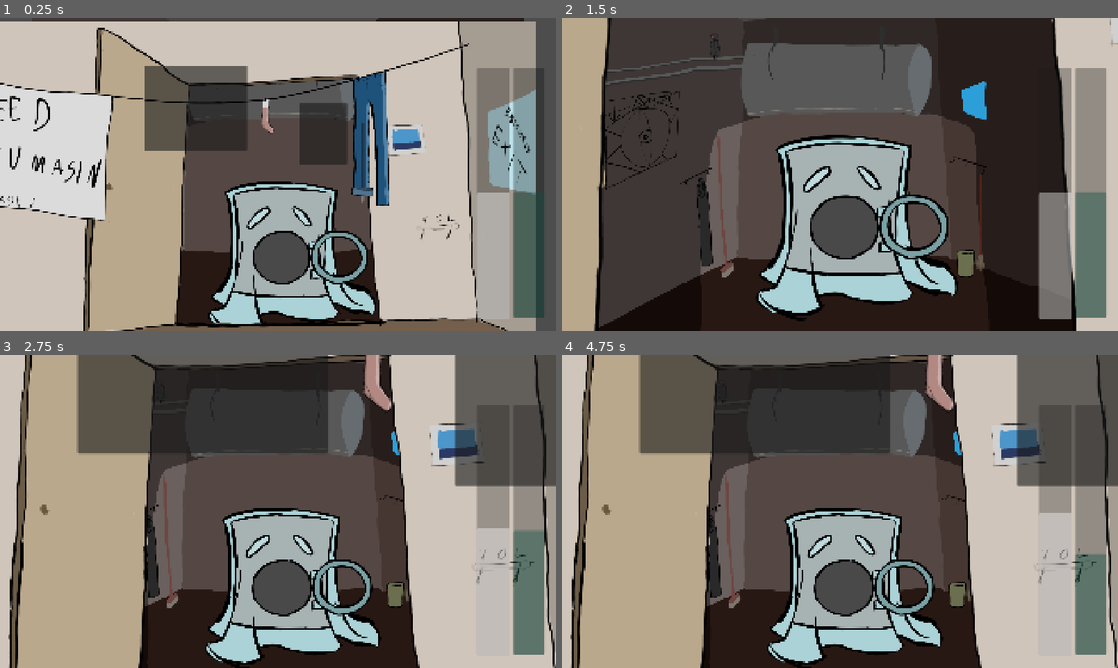
Above: before the commit, frames 1-4 (two rows, left to right).
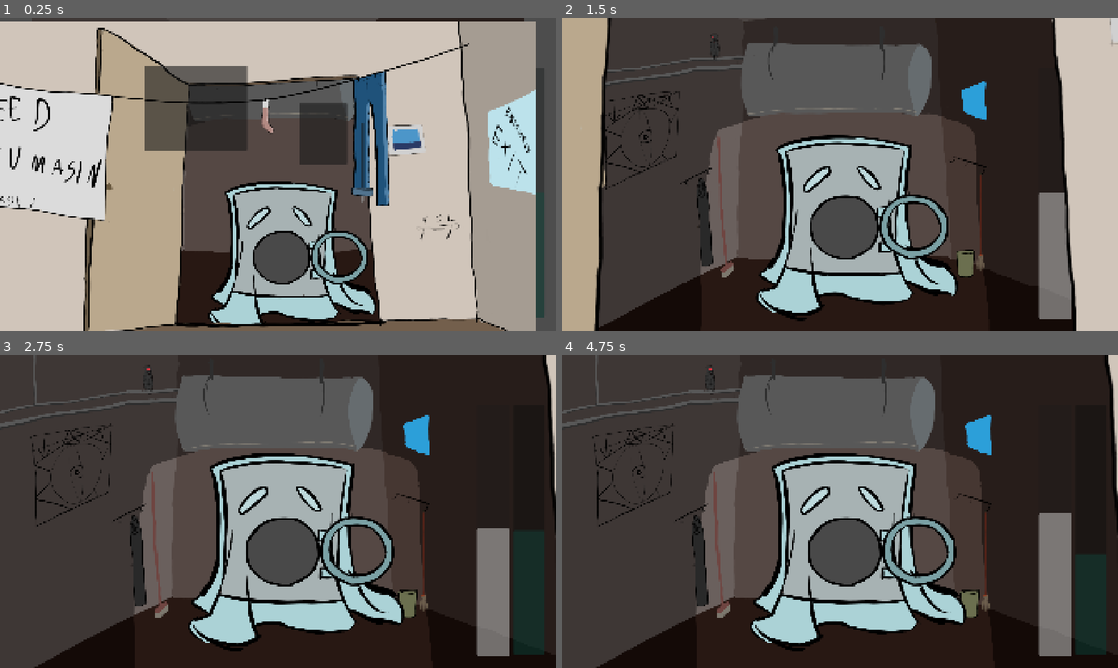
Above: after the commit, the same moments.

Repository: Kuulimagnaat/mangujamm2026
Game: Godot game, scene res://main.tscn
Two runs of this game, one before a commit and one after it. Both use one fixed random seed, a clock stepped at 60 frames per second and the inputs below.
Inputs (mouse positions are in pixels of both pictures, inside the frame that each line leads up to):
- Up to frame 1 (0.25 s): no input
- Up to frame 2 (1.5 s): click (756, 108) at 0.5 s; move the mouse to (840, 221) at 1.27 s; press the mouse at (840, 221) at 1.28 s
- Up to frame 3 (2.75 s): move the mouse to (166, 527) at 2.02 s; release the mouse at (166, 527) at 2.03 s; click (166, 527) at 2.1 s
- Up to frame 4 (4.75 s): click (1073, 411) at 2.77 s; move the mouse to (895, 442) at 3.52 s; press the mouse at (895, 442) at 3.53 s; move the mouse to (812, 574) at 4.27 s; release the mouse at (812, 574) at 4.28 s; click (812, 574) at 4.35 s

The runs differ from the first frame. In frame 1, 5.5% of the frame differs, in the area x 85-97%, y 16-97%; in frame 2, 5.2%; in frame 3, 81%, in the area x 0-100%, y 0-100%; in frame 4, 81%.

Commit message:
Parandused

Diff:
--- a/proj/main.tscn
+++ b/proj/main.tscn
@@ -14,7 +14,6 @@
 [sub_resource type="Animation" id="Animation_efxa6"]
 resource_name = "MenüüstMängu"
 length = 2.0
-loop_mode = 1
 tracks/0/type = "value"
 tracks/0/imported = false
 tracks/0/enabled = true
@@ -111,6 +110,7 @@
 [node name="Ghost-o-meter" type="ProgressBar" parent="." unique_id=2078773219]
 modulate = Color(0.21568628, 0.7607843, 0.69803923, 1)
 self_modulate = Color(0.24905181, 0.40623423, 0.37453306, 1)
+z_index = -2
 offset_left = 813.0
 offset_top = 495.0
 offset_right = 1676.8254
@@ -189,7 +189,7 @@
 script = ExtResource("8_kek77")
 
 [node name="Tuba" type="Sprite2D" parent="." unique_id=1050310947]
-z_index = -2
+z_index = -3
 scale = Vector2(0.885, 0.885)
 texture = ExtResource("2_h2yge")
 
@@ -197,6 +197,7 @@
 libraries/ = SubResource("AnimationLibrary_efxa6")
 
 [node name="Mental meter" type="ProgressBar" parent="." unique_id=670785659]
+z_index = -2
 offset_left = 687.0901
 offset_top = 499.47003
 offset_right = 1554.4602
